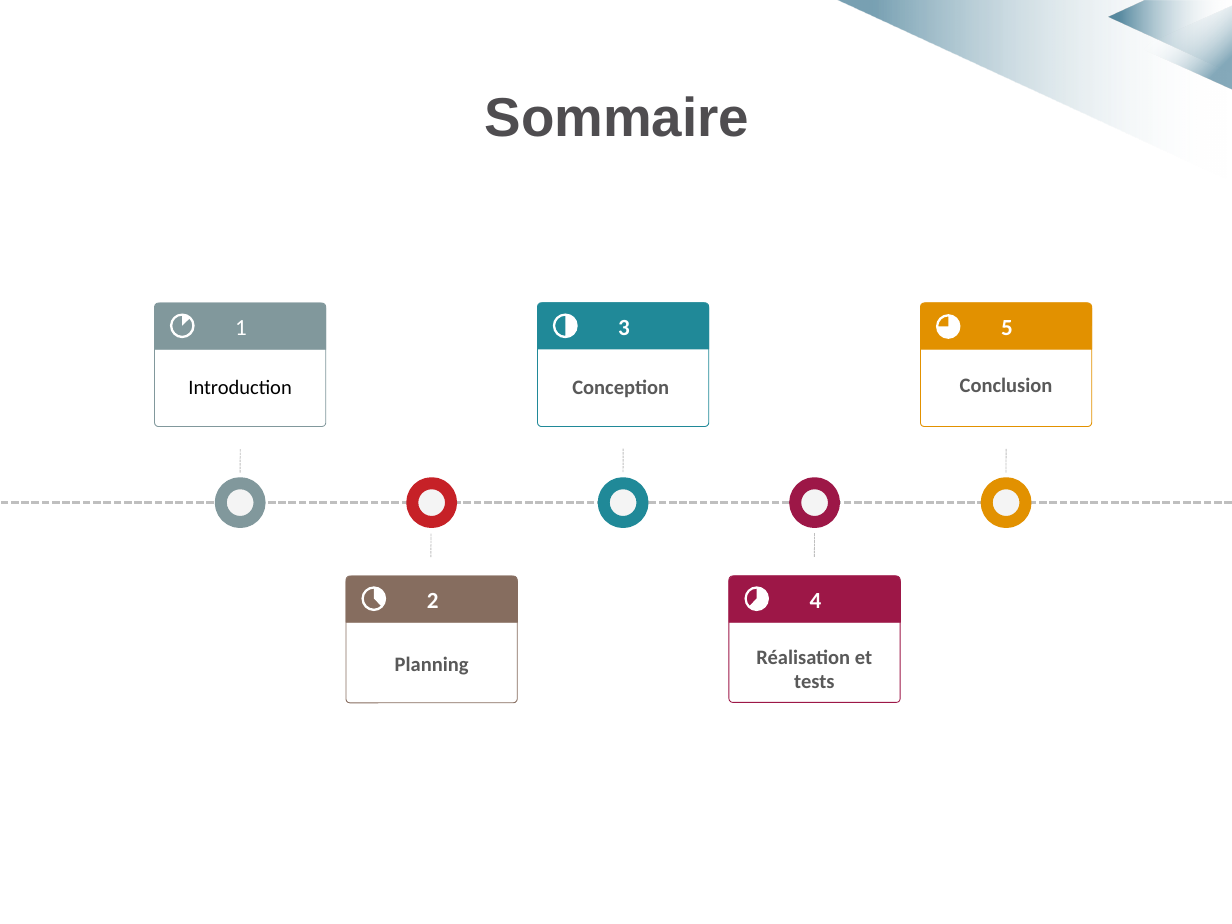
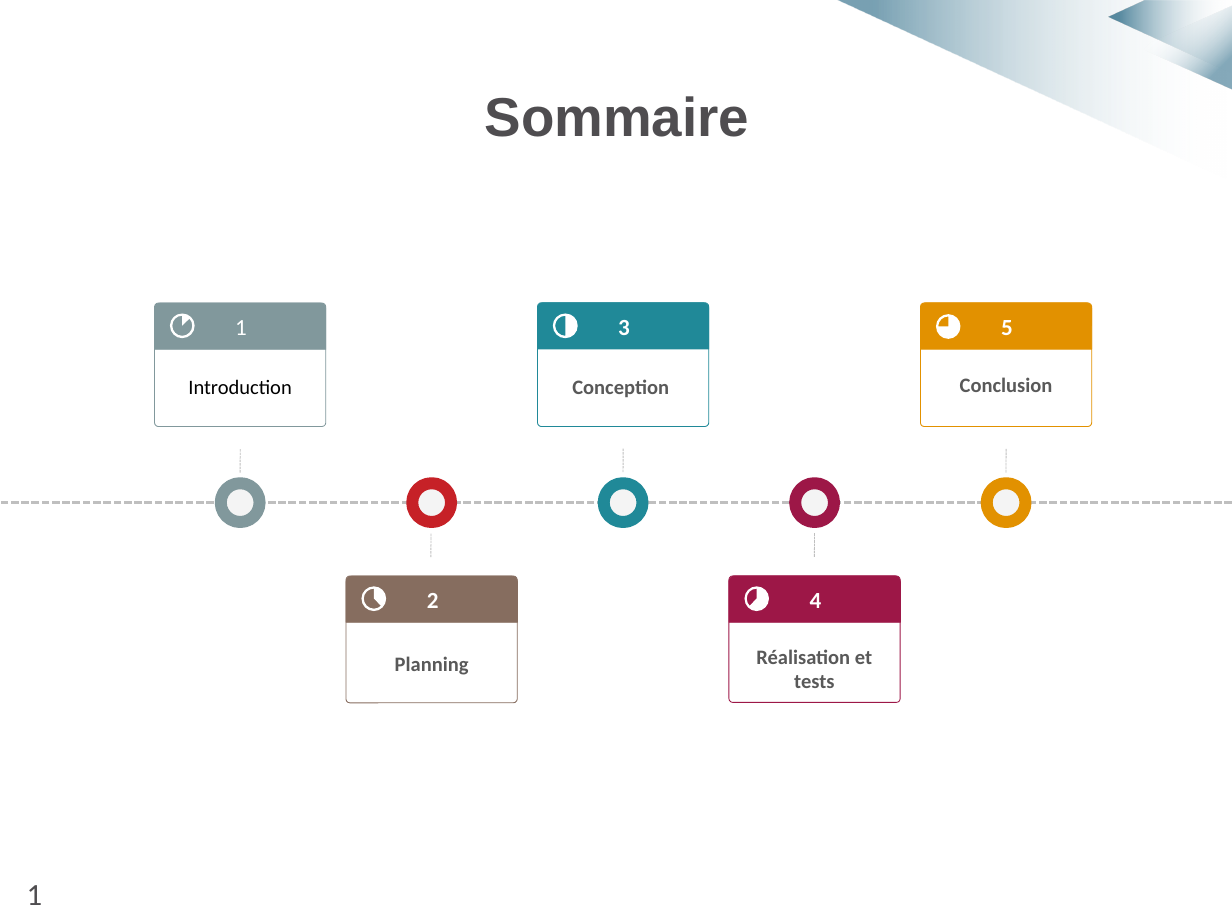
Before and after one commit to MarvynPannetier/ACSinternship, a slide deck: slide 2 of Diapo_soutenance.pptx. Drawn at 1232x924 pixels with LibreOffice and Linux fonts; fonts in the diff are those of the drawing; background and template pictures are left out. Boxes give left, top, right and bottom in pixels: in the first picture for what was removed or moved away, otherwise in the second. Text is boxed around its words. In the diff, an @@ line names an element or a change of style, - is before the commit and + after.

```diff
--- a/Diapo_soutenance.pptx
+++ b/Diapo_soutenance.pptx
@@ text added at box(27, 885, 43, 905), 18 pt, text #4F4D50 @@
+1
```
Also in this commit, not shown: 2 other slides changed, 23 slides added, 6 slides removed, 1 other file.
